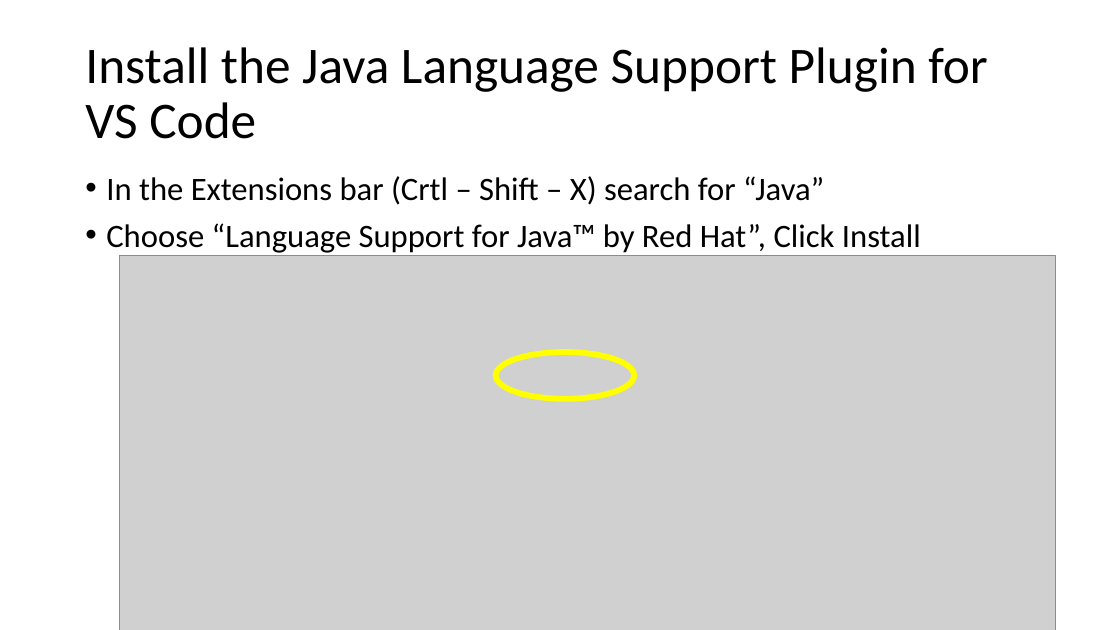
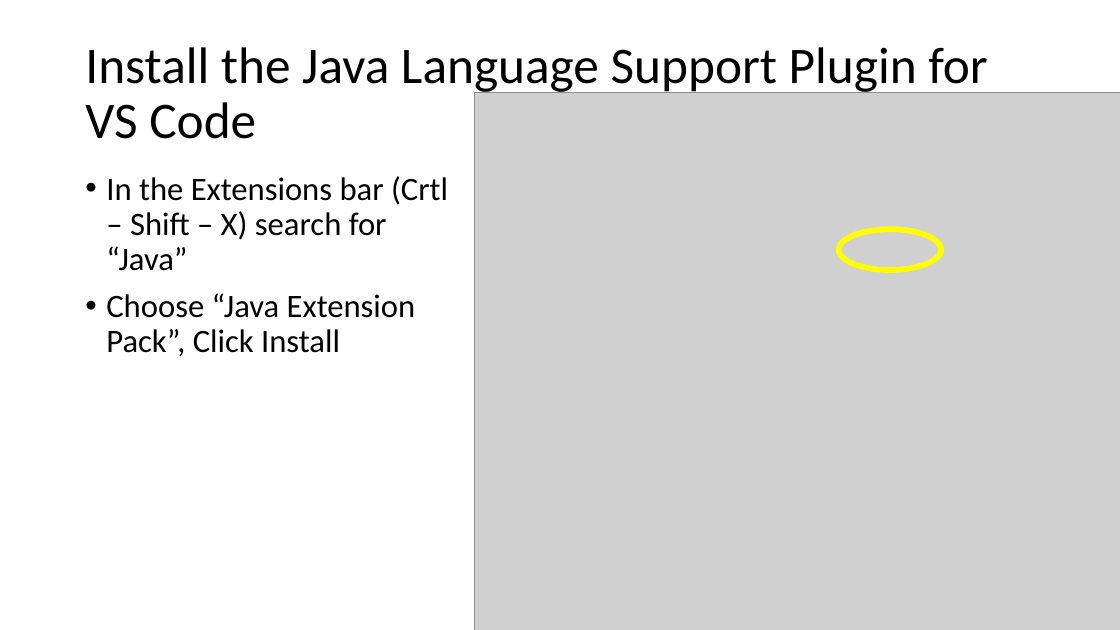
Before and after one commit to oxbot/battleship, a slide deck: slide 6 of setupVSCode_and_JDK/000-Setup VS Code and JDK.pptx (slide 5 before the commit). Drawn at 1120x630 pixels with LibreOffice and Linux fonts; fonts in the diff are those of the drawing; grey boxes stand for pictures. Boxes give left, top, right and bottom in pixels: in the first picture for what was removed or moved away, otherwise in the second. Text is boxed around its words. In the diff, an @@ line names an element or a change of style, - is before the commit and + after.

```diff
--- a/setupVSCode_and_JDK/000-Setup VS Code and JDK.pptx
+++ b/setupVSCode_and_JDK/000-Setup VS Code and JDK.pptx
@@ picture added at (475,92,1120,630) @@
@@ ellipse: place and size @@
-ellipse at (496,352,634,399)
+ellipse at (839,229,942,270)
@@ picture removed at (119,255,1055,630) @@
@@ text at (106,293,416,356): text changed @@
-• Choose “Language Support for Java™ by Red Hat”, Click Install
+• Choose “Java Extension Pack”, Click Install
```
Also in this commit, not shown: 3 other slides changed, 1 slide added, 2 slides removed, 2 other files.
